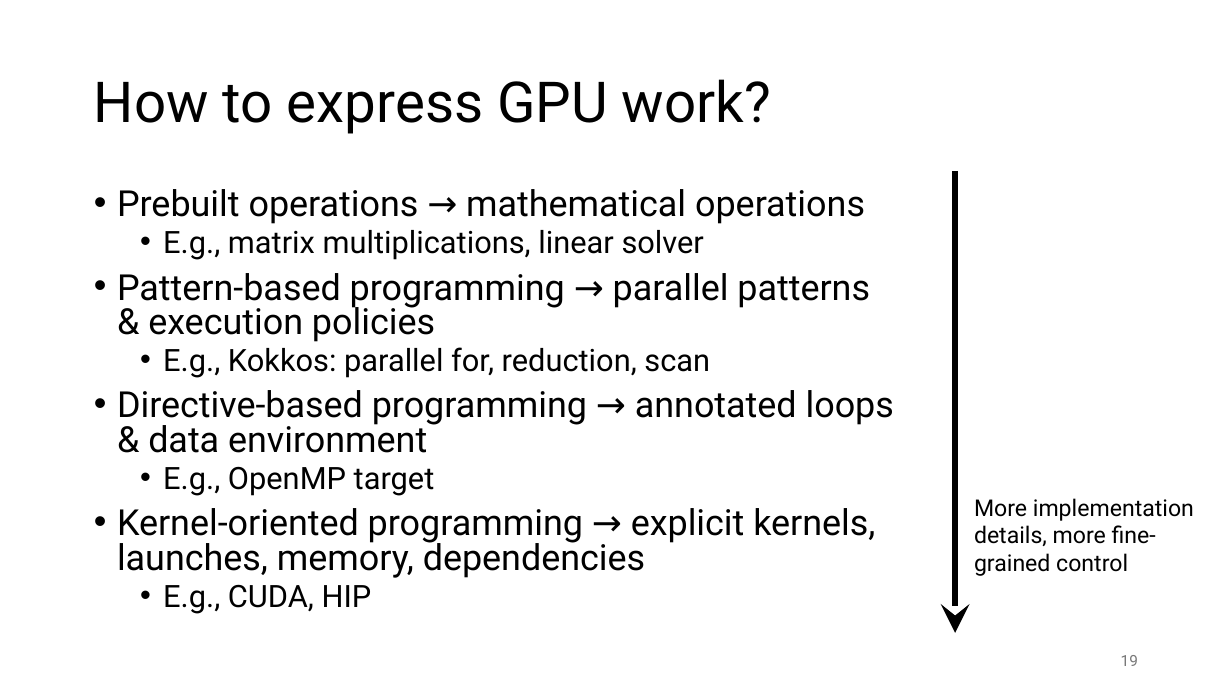
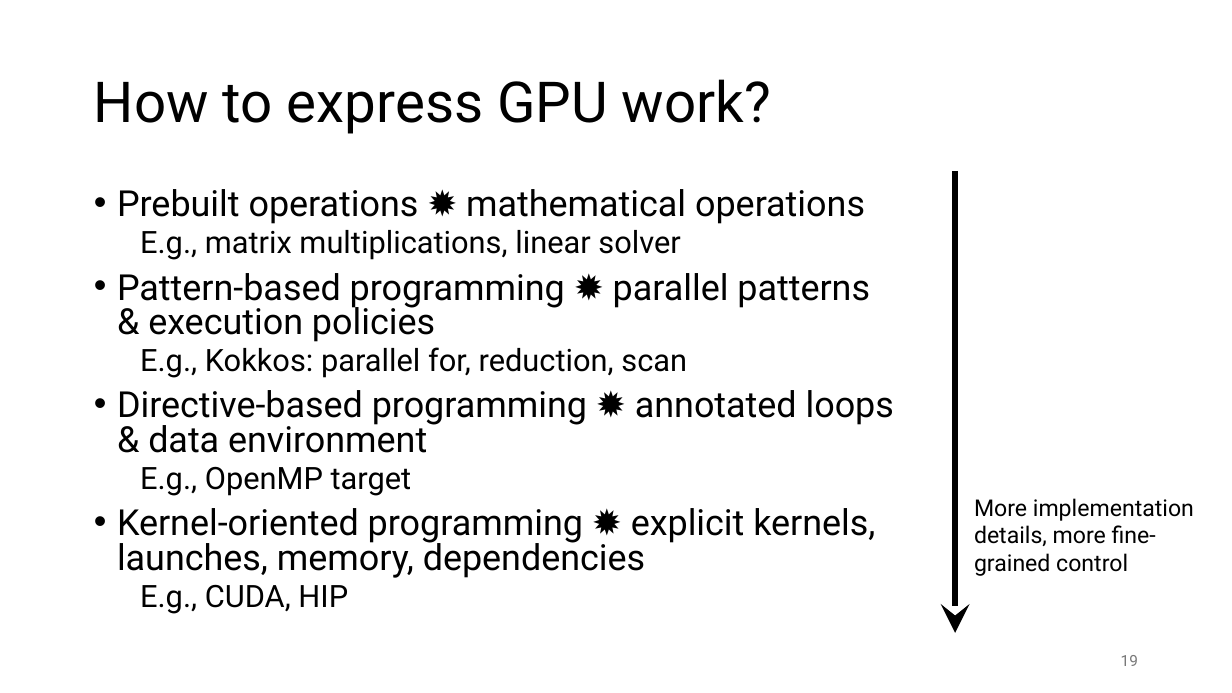
Before and after one commit to gjbex/GPU-programming, a slide deck: slide 19 of gpu_programming.pptx. Drawn at 1232x693 pixels with LibreOffice and Linux fonts; fonts in the diff are those of the drawing. Boxes give left, top, right and bottom in pixels: in the first picture for what was removed or moved away, otherwise in the second. Text is boxed around its words. In the diff, an @@ line names an element or a change of style, - is before the commit and + after.

```diff
--- a/gpu_programming.pptx
+++ b/gpu_programming.pptx
@@ text at (x1=117, y1=189, x2=865, y2=224): text changed @@
-• Prebuilt operations → mathematical operations
+• Prebuilt operations ✹ mathematical operations
@@ text at (x1=140, y1=230, x2=687, y2=614): bullet • to none @@
@@ text at (x1=117, y1=273, x2=870, y2=342): text changed @@
-• Pattern-based programming → parallel patterns & execution policies
+• Pattern-based programming ✹ parallel patterns & execution policies
@@ text at (x1=117, y1=390, x2=894, y2=453): text changed @@
-• Directive-based programming → annotated loops & data environment
+• Directive-based programming ✹ annotated loops & data environment
@@ text at (x1=117, y1=508, x2=875, y2=578): text changed @@
-• Kernel-oriented programming → explicit kernels, launches, memory, dependencies
+• Kernel-oriented programming ✹ explicit kernels, launches, memory, dependencies
```
Also in this commit, not shown: 23 other slides changed, 5 slides added.
